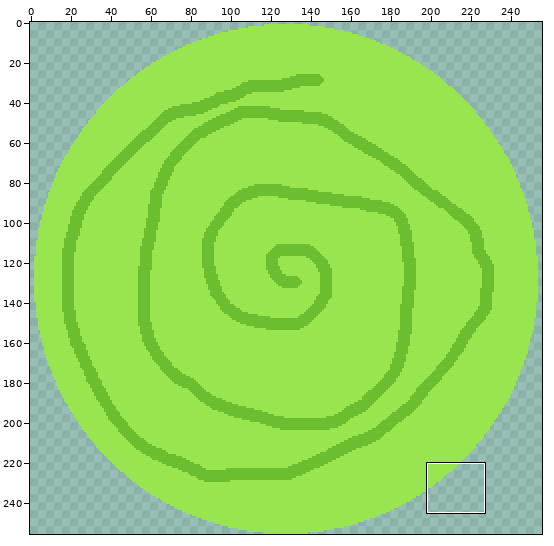
Edited in one commit: pixel-art file (Images/AespriteFiles/portal.aseprite). The first picture is a wide view before the edit; the outline marks the close-up.
Close-up. Before the edit:
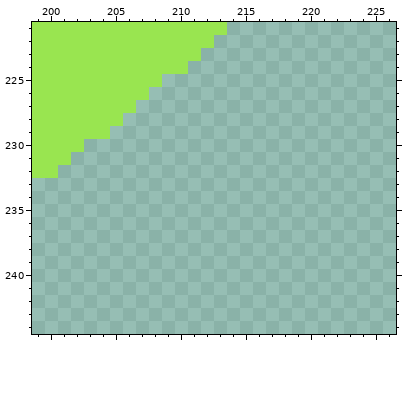
256x256 pixels, 1 frame. Shown: x 199..226, y 221..244.
After the commit:
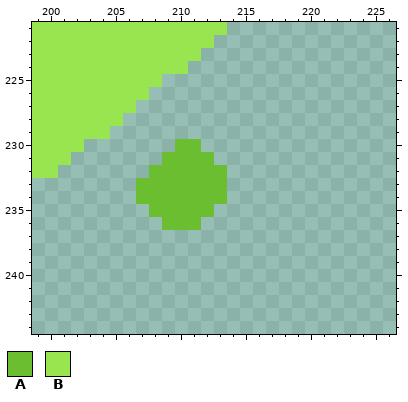
Palette (. is transparent): A #6abe30  B #99e550
What changed:
@@ x 205..215 @@
 229 ...........
-230 ...........
-231 ...........
-232 ...........
-233 ...........
-234 ...........
-235 ...........
-236 ...........
+230 .....AA....
+231 ....AAAA...
+232 ...AAAAAA..
+233 ..AAAAAAA..
+234 ..AAAAAAA..
+235 ...AAAAA...
+236 ....AAA....
 237 ...........
Where, in picture pixels (left, top, right, bottom), the same in both close-ups:
added: (136, 139, 227, 230)
